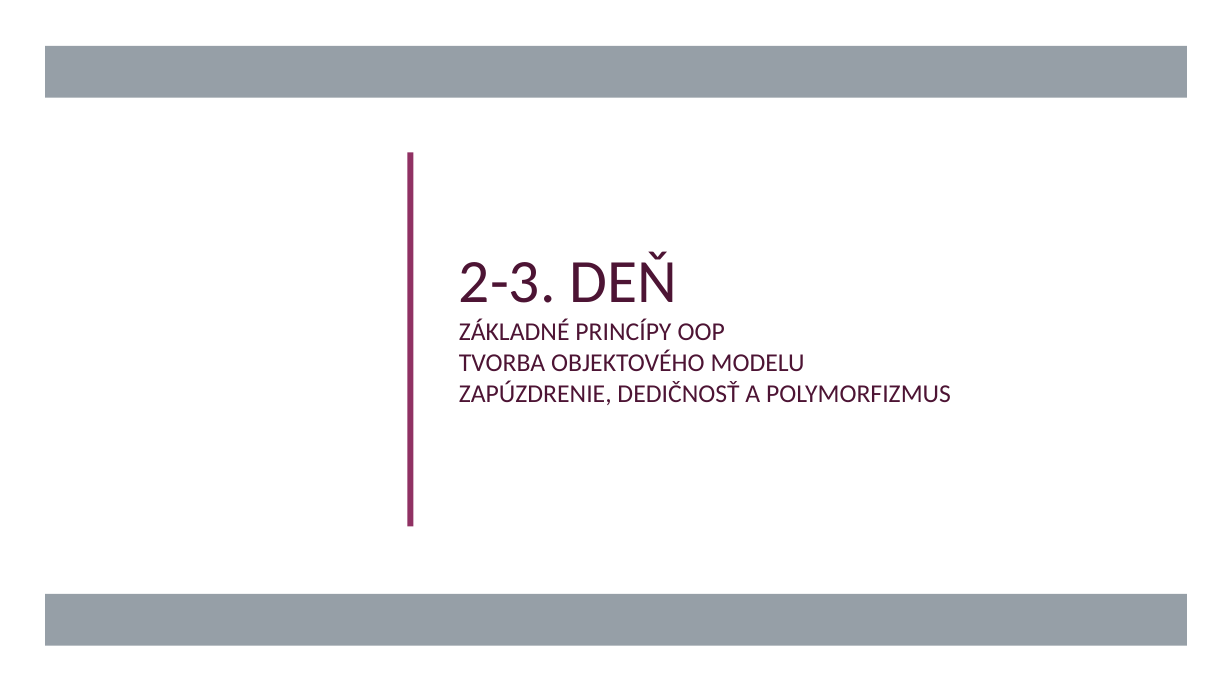
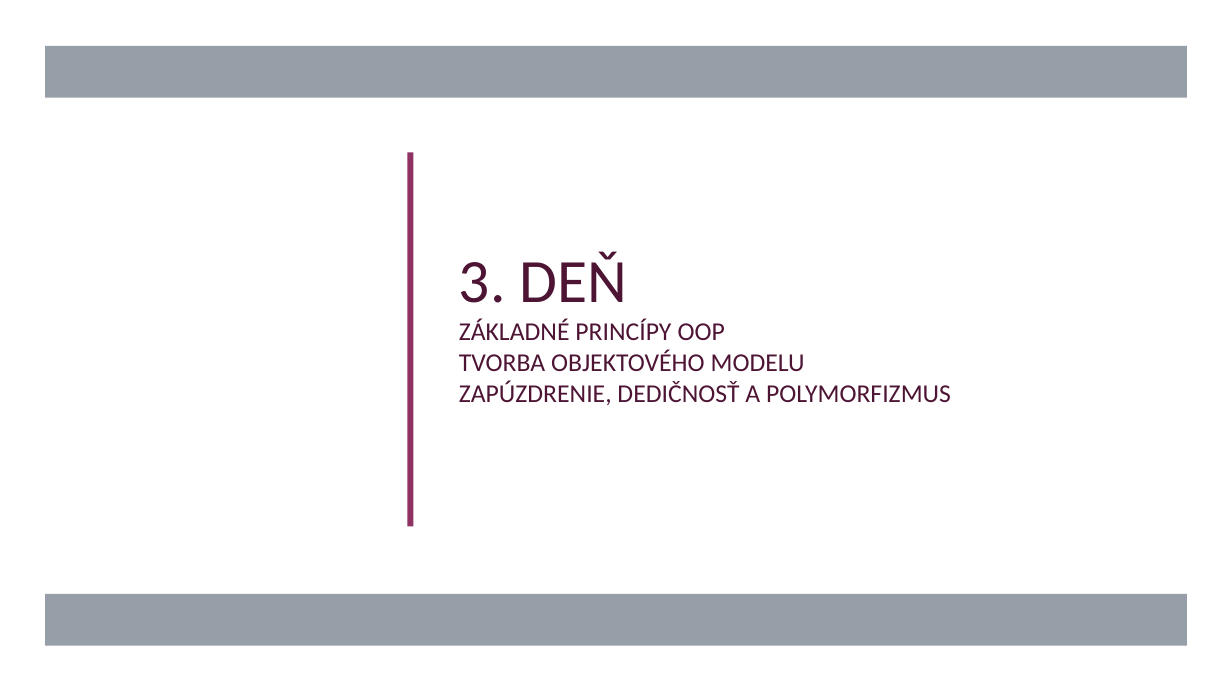
Before and after one commit to gasparv/java-class-basics, a slide deck: slide 109 of JavaZaklady-skolenie.pptx. Drawn at 1232x693 pixels with LibreOffice and Linux fonts; fonts in the diff are those of the drawing. Boxes give left, top, right and bottom in pixels: in the first picture for what was removed or moved away, otherwise in the second. Text is boxed around its words. In the diff, an @@ line names an element or a change of style, - is before the commit and + after.

```diff
--- a/JavaZaklady-skolenie.pptx
+++ b/JavaZaklady-skolenie.pptx
@@ title at (459,251,951,405): text changed @@
-2-3. DEŇ
-ZÁKLADNÉ PRINCÍPY OOP
-TVORBA OBJEKTOVÉHO MODELU
-ZAPÚZDRENIE, DEDIČNOSŤ A POLYMORFIZMUS
+3. DEŇ
+ZÁKLADNÉ PRINCÍPY OOP
+TVORBA OBJEKTOVÉHO MODELU
+ZAPÚZDRENIE, DEDIČNOSŤ A POLYMORFIZMUS
```
Also in this commit, not shown: 6 other slides changed, 23 slides added.
